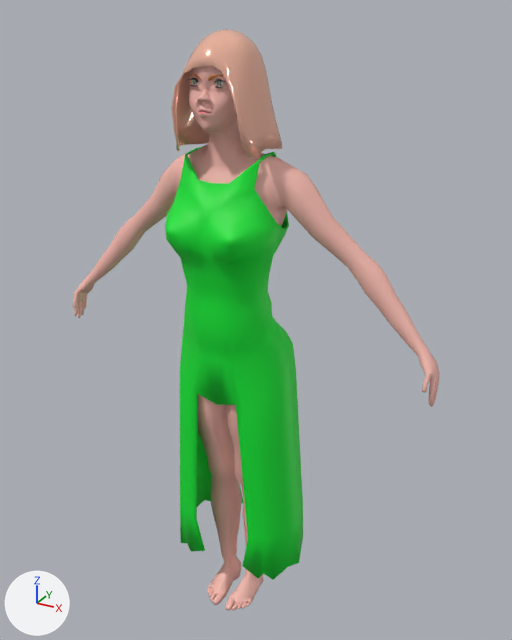
One commit to the glTF model src/assets/human.glb: the scene before it, then after it.
Rendered twice from a camera (50 mm lens) standing at (2.26, -3.77, 2.03) and looking at (0.09, 0.16, 0.07). Every picture has the same lights, and +X, +Y and +Z are marked at lower left.

Objects in the first picture: 'Dress', 'Human', 'Short Hair'.
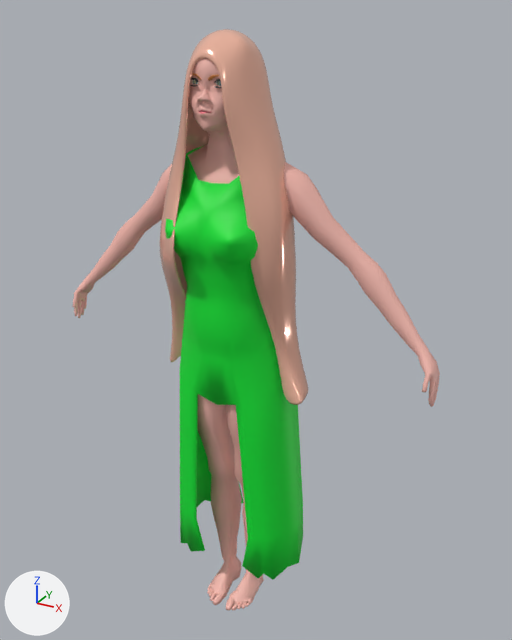
What the commit changed:
Mesh me_sphere_001 is new.
It has 3522 vertices, 7040 faces and spans x -0.57..0.58, y -0.41..0.38, z -0.48..1.92.
It uses material mat_hair (beige #ffc2ab).
Object 'Short Hair' (ob_short_hair) is deleted.
Object 'Hair' (ob_hair) is new; it shows me_sphere_001.
Its location is (0.0, 0.0, 0.0).

Pixel boxes (x1, y1, x2, y2) of what changed, in the pictures (512 x 640 px):
'Hair', added (beige)
    after: (160, 29, 309, 405)
'Short Hair', deleted (beige)
    before: (171, 29, 282, 157)
